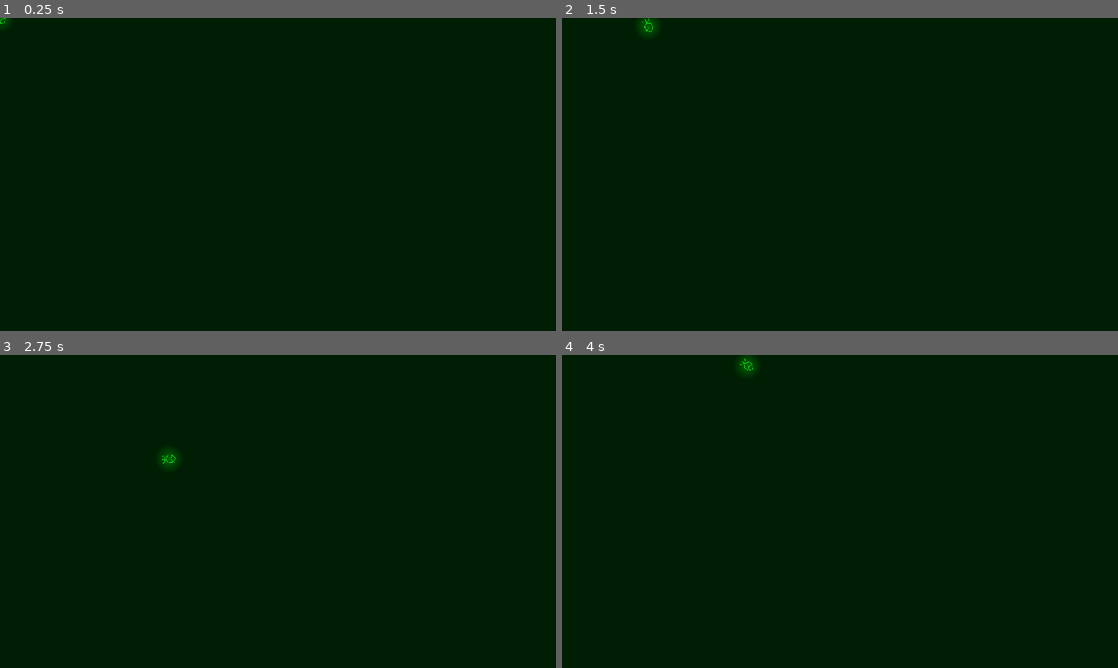
Above: before the commit, frames 1-4 (two rows, left to right).
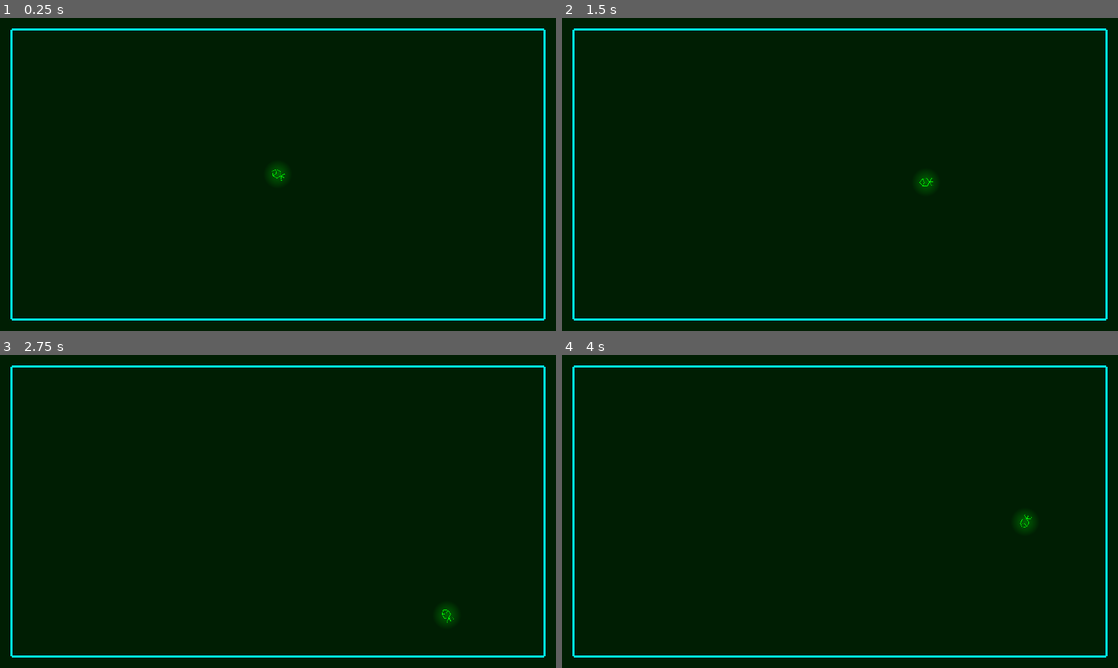
Above: after the commit, the same moments.

Repository: Bjoren/Enter_Password
Game: Godot game, scene res://MainScene.tscn
The game is run twice, just before and just after one commit, with the same random seed, the same clock (stepped at 60 frames per second) and the same inputs.
Inputs (mouse positions are in pixels of both pictures, inside the frame that each line leads up to):
- Up to frame 1 (0.25 s): no input
- Up to frame 2 (1.5 s): tap Enter at 0.5 s; move the mouse to (962, 158) at 0.52 s; hold Right (ui_right) 0.53-1.28 s; move the mouse to (728, 190) at 1.27 s; hold Down (ui_down) from 1.28 s (still down)
- Up to frame 3 (2.75 s): move the mouse to (333, 442) at 2.02 s; release Down (ui_down) at 2.03 s; hold Right (ui_right) from 2.03 s (still down)
- Up to frame 4 (4 s): move the mouse to (812, 574) at 2.77 s; release Right (ui_right) at 2.78 s; hold Up (ui_up) 2.78-3.53 s; move the mouse to (1006, 558) at 3.52 s; hold Left (ui_left) from 3.53 s (still down)

The runs differ from the first frame. In frame 1, 2.2% of the frame differs, in the area x 0-99%, y 0-97%; in frame 2, 2.3%; in frame 3, 2.3%, in the area x 1-99%, y 3-97%; in frame 4, 2.3%.

Commit message:
yada

Diff:
--- a/Player.gd
+++ b/Player.gd
@@ -3,7 +3,7 @@
 export var player_acceleration:int = 500
 export var turn_speed:float = 0.05
 
-var velocity = Vector2.ZERO
+var velocity:= Vector2.ZERO
 
 # Called when the node enters the scene tree for the first time.
 #func _ready():
--- a/TwinStick.tscn
+++ b/TwinStick.tscn
@@ -15,9 +15,18 @@
 orbit_velocity = 0.0
 orbit_velocity_random = 0.0
 
+[sub_resource type="RectangleShape2D" id=3]
+extents = Vector2( 960, 40 )
+
+[sub_resource type="RectangleShape2D" id=4]
+extents = Vector2( 40, 540 )
+
 [node name="TwinStick" type="Node2D"]
 
 [node name="Player" type="KinematicBody2D" parent="."]
+position = Vector2( 960, 540 )
+collision_layer = 3
+collision_mask = 3
 script = ExtResource( 3 )
 
 [node name="PlayerSprite" type="Sprite" parent="Player"]
@@ -35,5 +44,53 @@
 rotation = 1.5708
 shape = SubResource( 1 )
 
-[node name="Particles2D" type="Particles2D" parent="Player"]
+[node name="Trail" type="Particles2D" parent="Player"]
+visible = false
 process_material = SubResource( 2 )
+texture = ExtResource( 1 )
+
+[node name="LineNorth" type="Line2D" parent="."]
+position = Vector2( 40, 40 )
+points = PoolVector2Array( 0, 0, 1840, 0 )
+width = 6.0
+default_color = Color( 0, 1, 1, 1 )
+joint_mode = 2
+
+[node name="LineSouth" type="Line2D" parent="."]
+position = Vector2( 40, 1040 )
+points = PoolVector2Array( 0, 0, 1840, 0 )
+width = 6.0
+default_color = Color( 0, 1, 1, 1 )
+joint_mode = 2
+
+[node name="LineEast" type="Line2D" parent="."]
+position = Vector2( 40, 1040 )
+points = PoolVector2Array( 0, 0, 0, -1000 )
+width = 6.0
+default_color = Color( 0, 1, 1, 1 )
+joint_mode = 2
+
+[node name="LineWest" type="Line2D" parent="."]
+position = Vector2( 40, 1040 )
+points = PoolVector2Array( 1840, -1000, 1840, 0 )
+width = 6.0
+default_color = Color( 0, 1, 1, 1 )
+joint_mode = 2
+
+[node name="Boundaries" type="KinematicBody2D" parent="."]
+
+[node name="BoundariesNorth" type="CollisionShape2D" parent="Boundaries"]
+position = Vector2( 960, 0 )
+shape = SubResource( 3 )
+
+[node name="BoundariesSouth" type="CollisionShape2D" parent="Boundaries"]
+position = Vector2( 960, 1080 )
+shape = SubResource( 3 )
+
+[node name="BoundariesEast" type="CollisionShape2D" parent="Boundaries"]
+position = Vector2( 0, 540 )
+shape = SubResource( 4 )
+
+[node name="BoundariesWest" type="CollisionShape2D" parent="Boundaries"]
+position = Vector2( 1920, 540 )
+shape = SubResource( 4 )
Not shown: 1 places in TwinStick.tscn that only renumber resources
